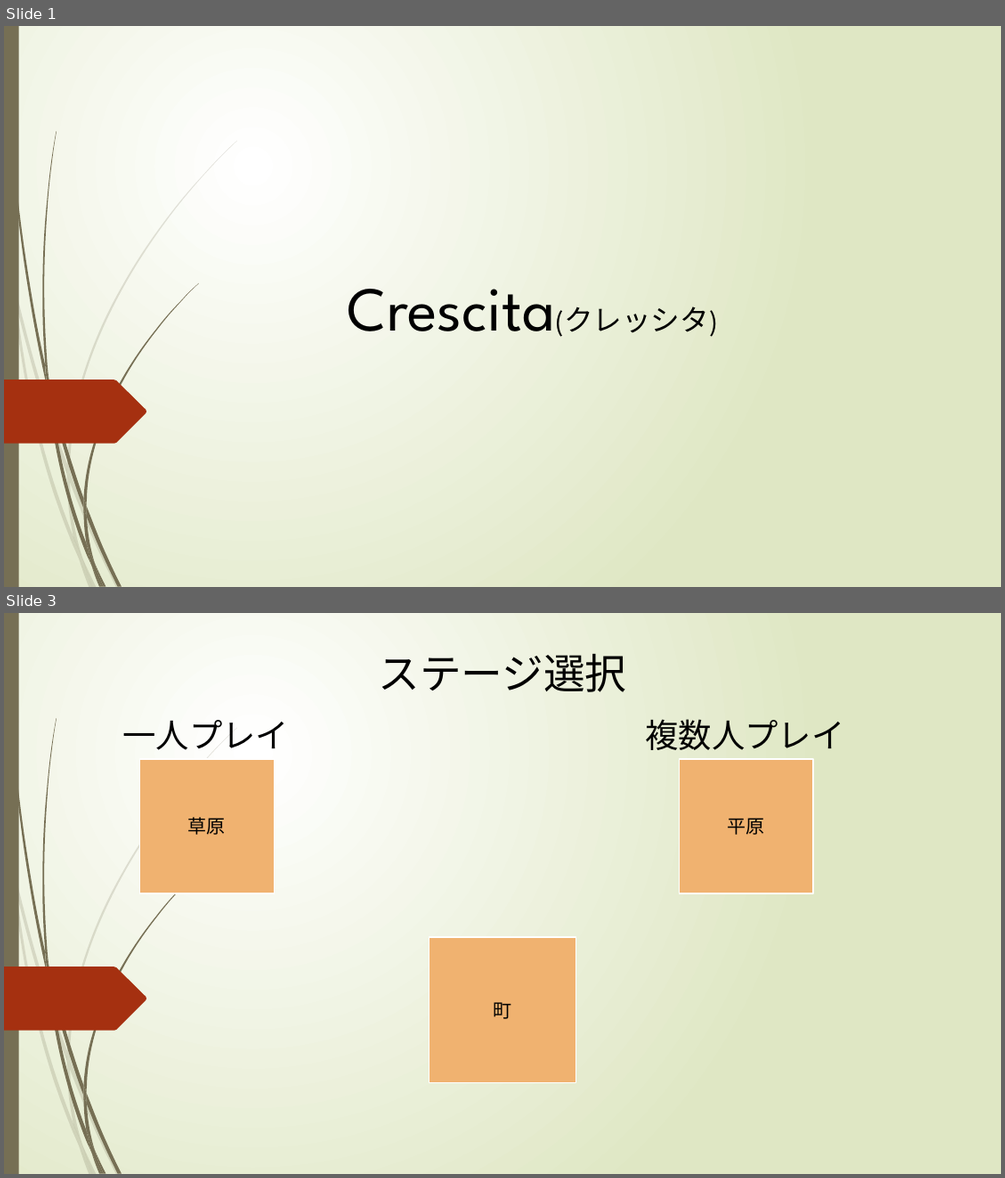
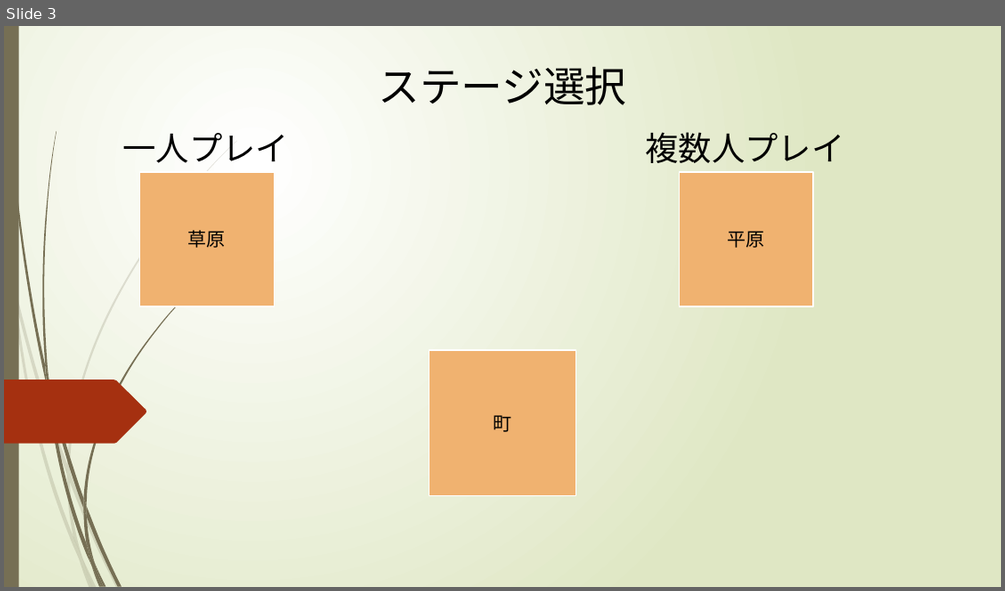
Before and after one commit to hakutojustice/sinchoku2023, a slide deck: Nishida/crescita.pptx. Shown one above the other, each under a label of ours: slides 1 and 3 before the commit, slide 3 after it; the slides between them are not shown. The pictures are 1005x1178 and 1005x591 pixels, drawn with LibreOffice and Linux fonts; fonts in the diff are those of the drawing. Boxes give left, top, right and bottom in pixels: in the first picture for what was removed or moved away, otherwise in the second. Text is boxed around its words. In the diff, an @@ line names an element or a change of style, - is before the commit and + after.

```diff
--- a/Nishida/crescita.pptx
+++ b/Nishida/crescita.pptx
@@ slide 1 removed at (4,26,1001,587), background gradient #FFFFFF to #DFE8C4; not listed: 24 template elements that a slide beside it also shows @@
@@ text removed at (348,289,718,337) @@
-Crescita(クレッシタ)
```
Also in this commit, not shown: 3 slides changed, 1 slide added, 1 other file.
